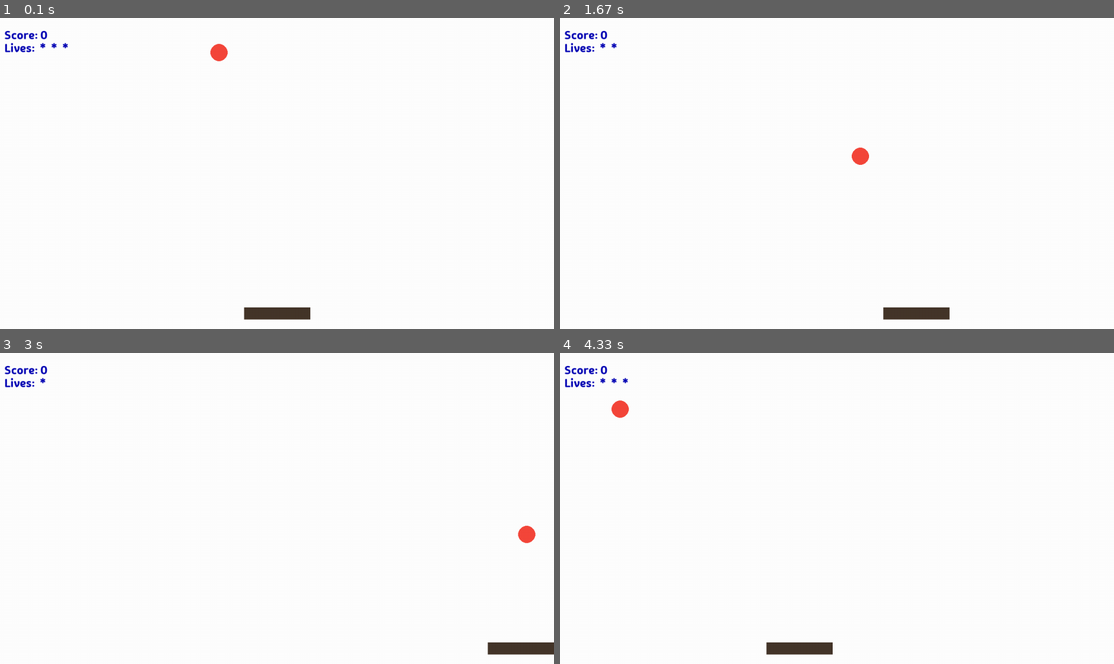
Above: before the commit, frames 1-4 (two rows, left to right).
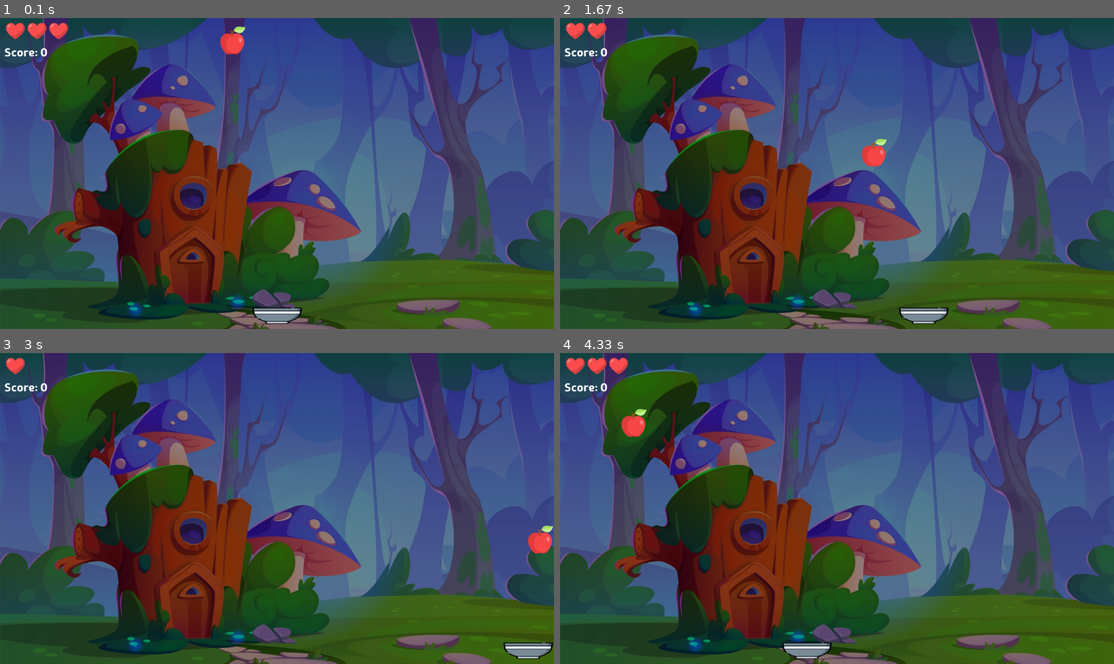
Above: after the commit, the same moments.

Repository: 100ballovby/tuesday_4pm_2324
Game: pygame game, started from 24_pygame2_2702/game.py
Same seed, same stepped clock (60 frames per second), same inputs: the game is played once before the commit and once after it.
Inputs:
- Up to frame 1 (0.1 s): no input
- Up to frame 2 (1.67 s): hold Right 0.33-0.8 s; hold Right 0.83-1.3 s; hold Left from 1.33 s (still down)
- Up to frame 3 (3 s): release Left at 1.87 s; hold Left 1.9-2.3 s; hold Right 2.33-2.97 s
- Up to frame 4 (4.33 s): hold Left 3-3.47 s; click "start" at 4.05 s

The runs differ from the first frame. In frame 1, 100% of the frame differs, in the area x 0-100%, y 0-100%; in frame 2, 100%; in frame 3, 100%; in frame 4, 100%.

Commit message:
Finishing game

Diff:
--- a/24_pygame2_2702/game.py
+++ b/24_pygame2_2702/game.py
@@ -40,9 +40,19 @@
 
 
 # игровые объекты
-player = pg.Rect(0, S_HEIGHT - 50, S_WIDTH * 0.12, S_HEIGHT * 0.04)
+player_img = pg.image.load('bowl.png').convert_alpha()
+player_img = pg.transform.scale(player_img, (120, 40))
+apple_img = pg.image.load('apple.png').convert_alpha()
+bg_image = pg.image.load('bg.jpg').convert()
+heart_img = pg.image.load('heart.png').convert_alpha()
+heart_img = pg.transform.scale(heart_img, (50, 50))
+heart_rect = heart_img.get_rect()
+
+player = player_img.get_rect()
 player.centerx = S_WIDTH // 2  # centerx устанавливает положение ЦЕНТРА объекта по горизонтали
-apple = pg.Rect(random.randint(50, S_WIDTH - 50), 40, 40, 40)
+player.y = S_HEIGHT - 50
+apple = apple_img.get_rect()
+apple.x, apple.y = random.randint(50, S_WIDTH - 50), -20
 
 # print(pg.font.get_fonts()) <- список установленных шрифтов
 pg.display.update()  # если на экране игры нужно что-то показать до начала игры
@@ -61,7 +71,8 @@
                 paused = False
 
     clock.tick(FPS)  # сменяет кадры в игре
-    screen.fill(WHITE)
+    # screen.fill(WHITE)
+    screen.blit(bg_image, (0, 0))
 
     # отображение информации
     if paused:
@@ -73,17 +84,20 @@
                        S_HEIGHT // 2, 100, 70, (200, 120, 80))
         pg.display.update()
     else:
-        pg.draw.rect(screen, BROWN, player)
-        pg.draw.circle(screen, RED, (apple.x, apple.y), 20)
+        # pg.draw.rect(screen, BROWN, player)
+        # pg.draw.circle(screen, RED, (apple.x, apple.y), 20)
+        screen.blit(player_img, player)
+        screen.blit(apple_img, apple)
 
-        score_text = score_font.render('Score: ' + str(score), True, (0, 0, 180))
-        screen.blit(score_text, (10, 20))
+        score_text = score_font.render('Score: ' + str(score), True, (255, 255, 255))
+        screen.blit(score_text, (10, 60))
         lives = 3 - missed_apples
-        msg = ''
         for i in range(lives):
-            msg += ' * '
-        missed_text = score_font.render('Lives: ' + msg, True, (0, 0, 180))
-        screen.blit(missed_text, (10, 50))
+            heart_rect.x = 10 + (i * heart_rect.width)
+            heart_rect.y = 5
+            screen.blit(heart_img, heart_rect)
+        # missed_text = score_font.render('Lives: ' + msg, True, (0, 0, 180))
+        #screen.blit(missed_text, (10, 50))
 
         pg.display.update()  # должен оставаться последним из отображений
 
Binary file added: 24_pygame2_2702/apple.png
Binary file added: 24_pygame2_2702/bg.jpg
Binary file added: 24_pygame2_2702/bowl.png
Binary file added: 24_pygame2_2702/heart.png
